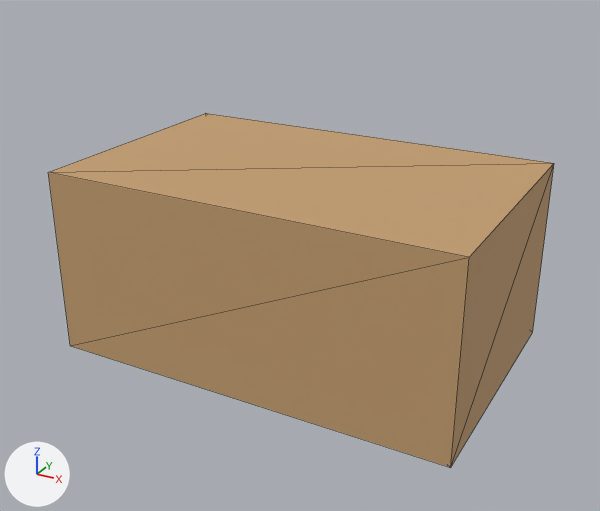
Before and after pictures for a commit that changed the glTF model chest.glb.
Both versions are drawn from a 50 mm camera at (1.011, -1.868, 1.216) aimed at (0.015, -0.057, 0.31). Arrows for +X, +Y and +Z are at lower left; the lights stay in place. The first picture is the older version. Mesh edges are drawn as thin lines. Where no turn or scale is listed for an object, it has been applied to the vertices.

The first picture shows 'chest_body'.
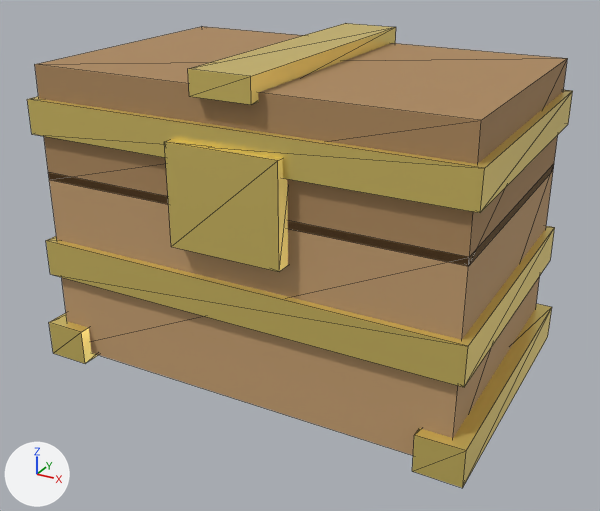
What differs and where, as boxes [x1, y1, x2, y2] in the pictures (600 x 511 px):
'lid_mesh', added (brown)
    after: [35, 27, 568, 266]
'trim_front', added (yellow)
    after: [46, 226, 555, 387]
'lid_trim', added (yellow)
    after: [27, 90, 573, 213]
'lock_plate', added (yellow)
    after: [164, 140, 288, 272]
'lid_top_trim', added (yellow)
    after: [188, 23, 396, 105]
'foot_left', added (yellow)
    after: [412, 304, 552, 488]
'foot_right', added (yellow)
    after: [49, 313, 97, 364]

The change in detail:
Material 'chest_gold' (mat_chest_gold) is new.
Its base color is (0.94, 0.74, 0.2) (yellow #f8df7c).
Its metallic is 0.65.
Its roughness is 0.35.
Material 'chest_wood_dark' (mat_chest_wood_dark) is new.
Its base color is (0.42, 0.25, 0.11) (brown #ad895d).
Its roughness is 0.8.
Mesh me_mesh_7 is new.
It is a box spanning x -0.59..0.59, y -0.74..0.02, z 0.105..0.195.
It uses material mat_chest_gold (yellow #f8df7c).
Mesh me_mesh_6 is new.
It is a box spanning x -0.57..0.57, y -0.72..0.0, z -0.02..0.28.
It uses material mat_chest_wood_dark (brown #ad895d).
Mesh me_mesh_3 is new.
It is a box spanning x -0.61..-0.49, y -0.39..0.39, z 0.0..0.1.
It uses material mat_chest_gold (yellow #f8df7c).
Mesh me_mesh_2 is new.
It is a box spanning x 0.49..0.61, y -0.39..0.39, z 0.0..0.1.
It uses material mat_chest_gold (yellow #f8df7c).
Mesh me_mesh_1 is new.
It is a box spanning x -0.59..0.59, y -0.38..0.38, z 0.25..0.35.
It uses material mat_chest_gold (yellow #f8df7c).
Object 'chest' (ob_chest) is deleted.
Object 'lid_top_trim' (ob_lid_top_trim) is new; it shows a copy of the mesh of ob_lid_top_trim.
Its location is (0.0, 0.36, 0.54).
Object 'lid_trim' (ob_lid_trim) is new; it shows me_mesh_7.
Its location is (0.0, 0.36, 0.54).
Object 'lid_mesh' (ob_lid_mesh) is new; it shows me_mesh_6.
Its location is (0.0, 0.36, 0.54).
Object 'lock_plate' (ob_lock_plate) is new; it shows a copy of the mesh of ob_lock_plate.
Its location is (0.0, 0.0, 0.0).
Object 'foot_right' (ob_foot_right) is new; it shows me_mesh_3.
Its location is (0.0, 0.0, 0.0).
Object 'foot_left' (ob_foot_left) is new; it shows me_mesh_2.
Its location is (0.0, 0.0, 0.0).
Object 'trim_front' (ob_trim_front) is new; it shows me_mesh_1.
Its location is (0.0, 0.0, 0.0).
